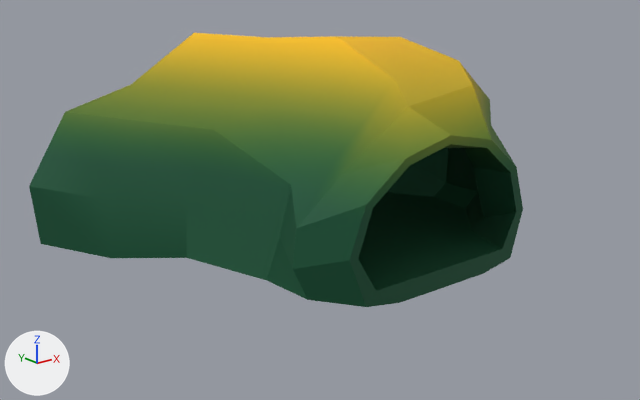
What one commit did to the FBX model LeyuGame/Assets/Models/Props/Level_Architectuur/MOD_Tunnel.fbx.
Before and after are seen from a camera (50 mm lens) standing at (-8.65, -11.24, 5.11) and looking at (-0.13, -0.59, 0.85). Lighting does not change. The marker at lower left points along +X, +Y and +Z. Where no turn or scale is listed for an object, it has been applied to the vertices.

The older version as bpy lines, for what is in view:
```python
me_mesh = bpy.data.meshes.new('Mesh')
me_mesh.from_pydata(...)  # 143 vertices, 143 faces; spans x -3.53..3.53, y -2.95..2.95, z -0.15..3.29
me_mesh.materials.append(mat_mat_cavelevel2)  # picture img_tex_platformslevel2_png
ob_mod_tunnel = bpy.data.objects.new('MOD_Tunnel', me_mesh)
ob_mod_tunnel.location = (0.0, 0.0, 0.0)
```
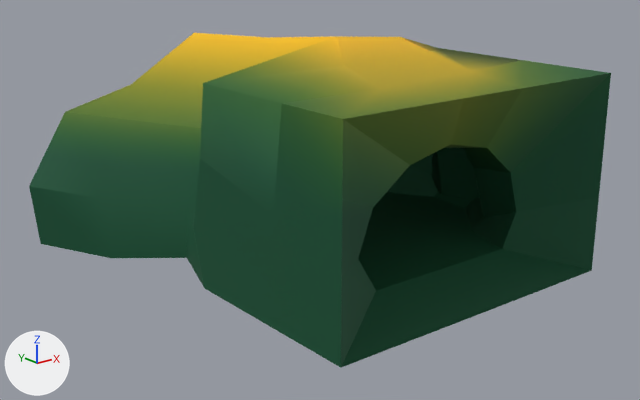
Where the newer file only moved an object's origin or applied its transform, the numbers keep the older frame.

Location of each change, [x1, y1, x2, y2] in pixels of the pictures (640 x 400 px; the box of a moved part takes in the faces that stretch with it):
'MOD_Tunnel', reshaped (18% wider, 22% taller)
    before: [29, 33, 523, 307]
    after: [29, 33, 611, 368]
part 1 of me_mesh, moved or reshaped
    before: [187, 37, 523, 307]
    after: [187, 37, 611, 368]
part 2 of me_mesh, shading changed
    both: [29, 33, 516, 291]

The change, as a list of edits to the scene's bpy script:
```text
Change me_mesh:
    used by ob_mod_tunnel; location = (0.0, 0.0, 0.0)
    remove me_mesh.from_pydata(...)  # 143 vertices, 143 faces; spans x -3.53..3.53, y -2.95..2.95, z -0.15..3.29
    add me_mesh.from_pydata(...)  # 143 vertices, 143 faces; spans x -3.53..3.53, y -3.77..2.95, z -0.15..3.29
    me_mesh part 1: 33 of 143 vertices moved; they spanned x -1.83..3.46, y -2.95..-1.07, z -0.13..2.94 and now span x -2.33..2.79, y -3.77..-0.26, z -0.1..3.01; mean shift (-0.49, -0.12, 0.31); largest move (-0.4, -1.35, 1.77) -> (-2.33, -0.78, 3.01)
    me_mesh part 2: edges marked sharp go from 193 to 187
```
